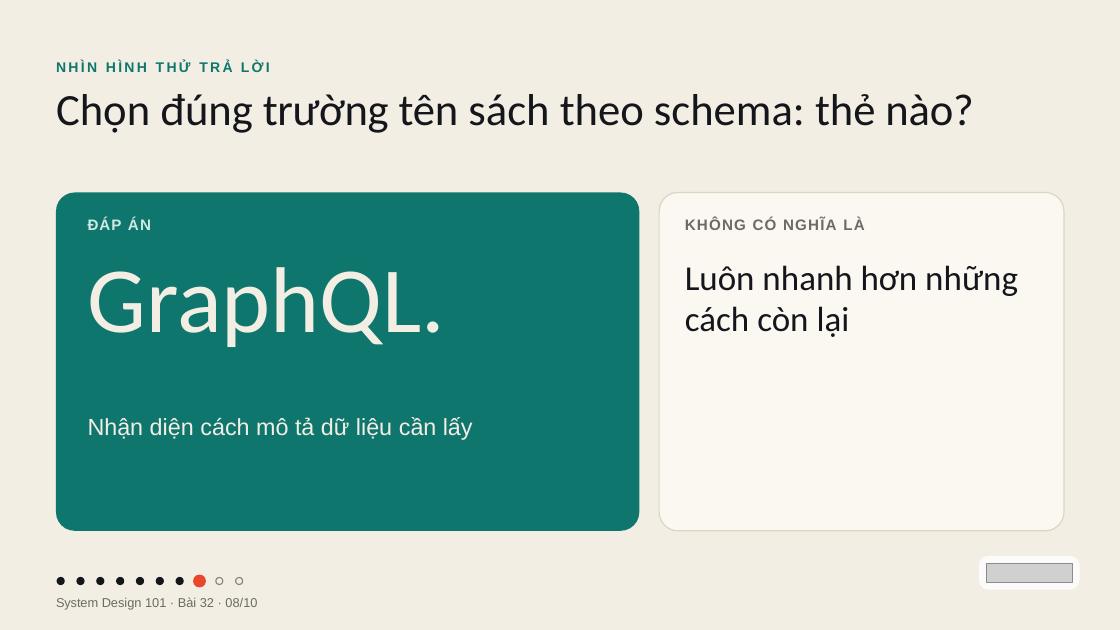
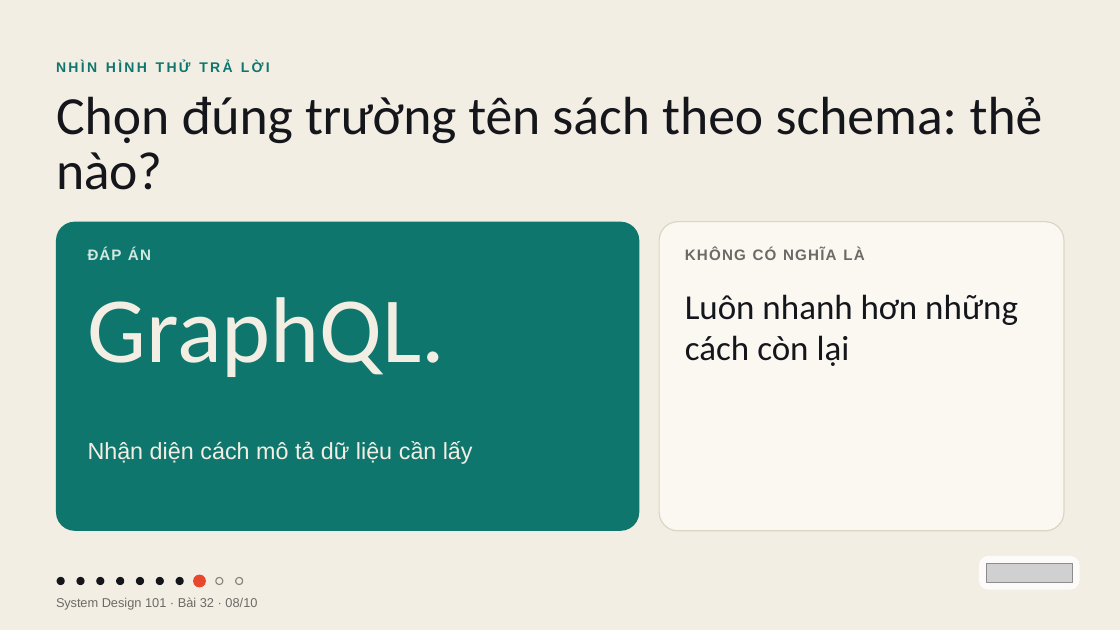
Before and after one commit to vohoailinh90/tool-marketing-studio, a slide deck: slide 8 of system-design-101/vi/lessons/sd-01-032/slides/sd-01-032.pptx. Drawn at 1120x630 pixels with LibreOffice and Linux fonts; fonts in the diff are those of the drawing; grey boxes stand for pictures. Boxes give left, top, right and bottom in pixels: in the first picture for what was removed or moved away, otherwise in the second. Text is boxed around its words. In the diff, an @@ line names an element or a change of style, - is before the commit and + after.

```diff
--- a/system-design-101/vi/lessons/sd-01-032/slides/sd-01-032.pptx
+++ b/system-design-101/vi/lessons/sd-01-032/slides/sd-01-032.pptx
@@ text "Chọn đúng trường tên sách ..." at [56, 96, 1043, 190]: size 57.4 to 69 pt; letter spacing 0 to 0.1 pt in "Chọn schema:"; letter spacing -0.5 to -0.6 pt in "trường"; letter spacing -0.3 to -0.4 pt in "nào?"; line spacing 59.7pt to 71.8pt @@
@@ rounded rectangle: place and size @@
-rounded rectangle at [56, 193, 640, 531]
+rounded rectangle at [56, 222, 640, 531]
@@ rounded rectangle at [56, 222, 640, 531]: proportions changed @@
@@ rounded rectangle at [659, 222, 1064, 531]: proportions changed @@
@@ rounded rectangle: place and size @@
-rounded rectangle at [659, 193, 1064, 531]
+rounded rectangle at [659, 222, 1064, 531]
@@ 4 texts: place and size @@
-4 texts at [88, 218, 1018, 347]
+4 texts at [88, 247, 1018, 377]
@@ text "Nhận diện cách mô tả ...": place and size @@
-text "Nhận diện cách mô tả ..." at [88, 417, 473, 440]
+text "Nhận diện cách mô tả ..." at [88, 441, 473, 464]
```
Also in this commit, not shown: 4 other files.
